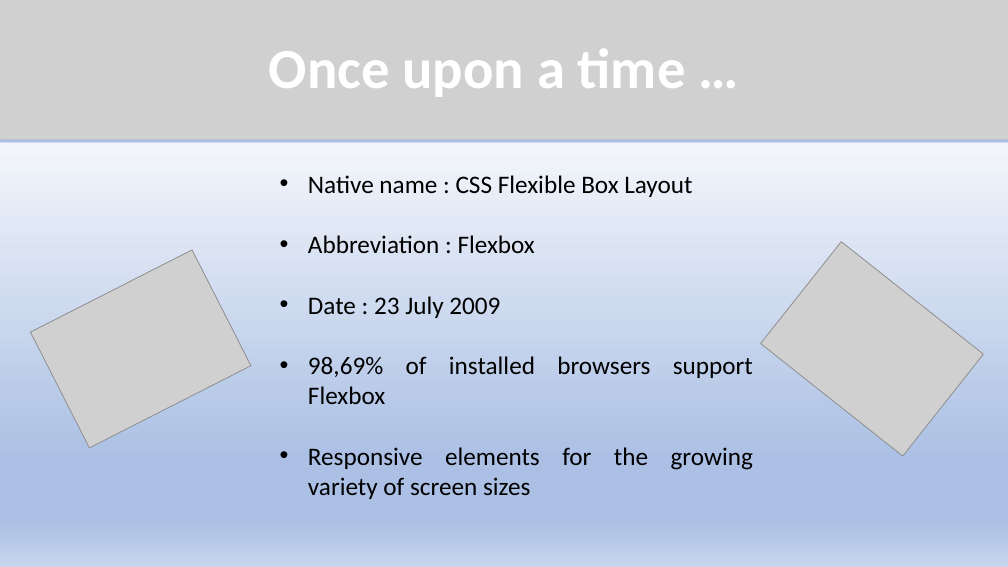
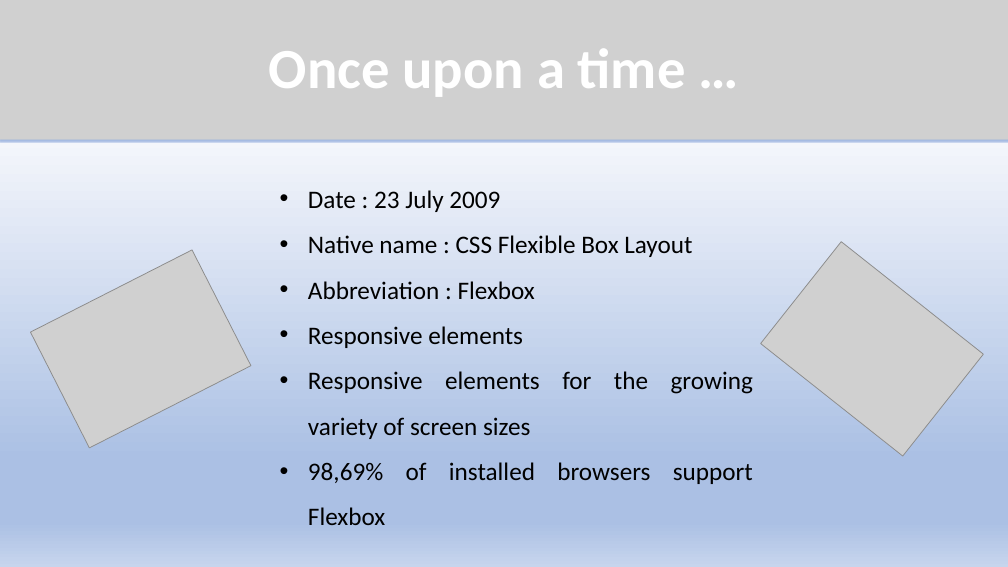
Before and after one commit to AdHouen/COURS_ANGLAIS, a slide deck: slide 2 of Exposé/Presentation Flex Box.pptx. Drawn at 1008x567 pixels with LibreOffice and Linux fonts; fonts in the diff are those of the drawing; grey boxes stand for pictures. Boxes give left, top, right and bottom in pixels: in the first picture for what was removed or moved away, otherwise in the second. Text is boxed around its words. In the diff, an @@ line names an element or a change of style, - is before the commit and + after.

```diff
--- a/Exposé/Presentation Flex Box.pptx
+++ b/Exposé/Presentation Flex Box.pptx
@@ text at bbox=[308, 190, 500, 212]: paragraph added @@
+• Date : 23 July 2009
@@ text at bbox=[308, 235, 753, 525]: line spacing 1 to 1.5 @@
@@ text at bbox=[308, 326, 753, 439]: text changed @@
-• Date : 23 July 2009
+• Responsive elements
+• Responsive elements for the growing variety of screen sizes
@@ text at bbox=[308, 447, 753, 499]: paragraph removed @@
-• Responsive elements for the growing variety of screen sizes
```
Also in this commit, not shown: 9 other slides changed, 1 other file.
